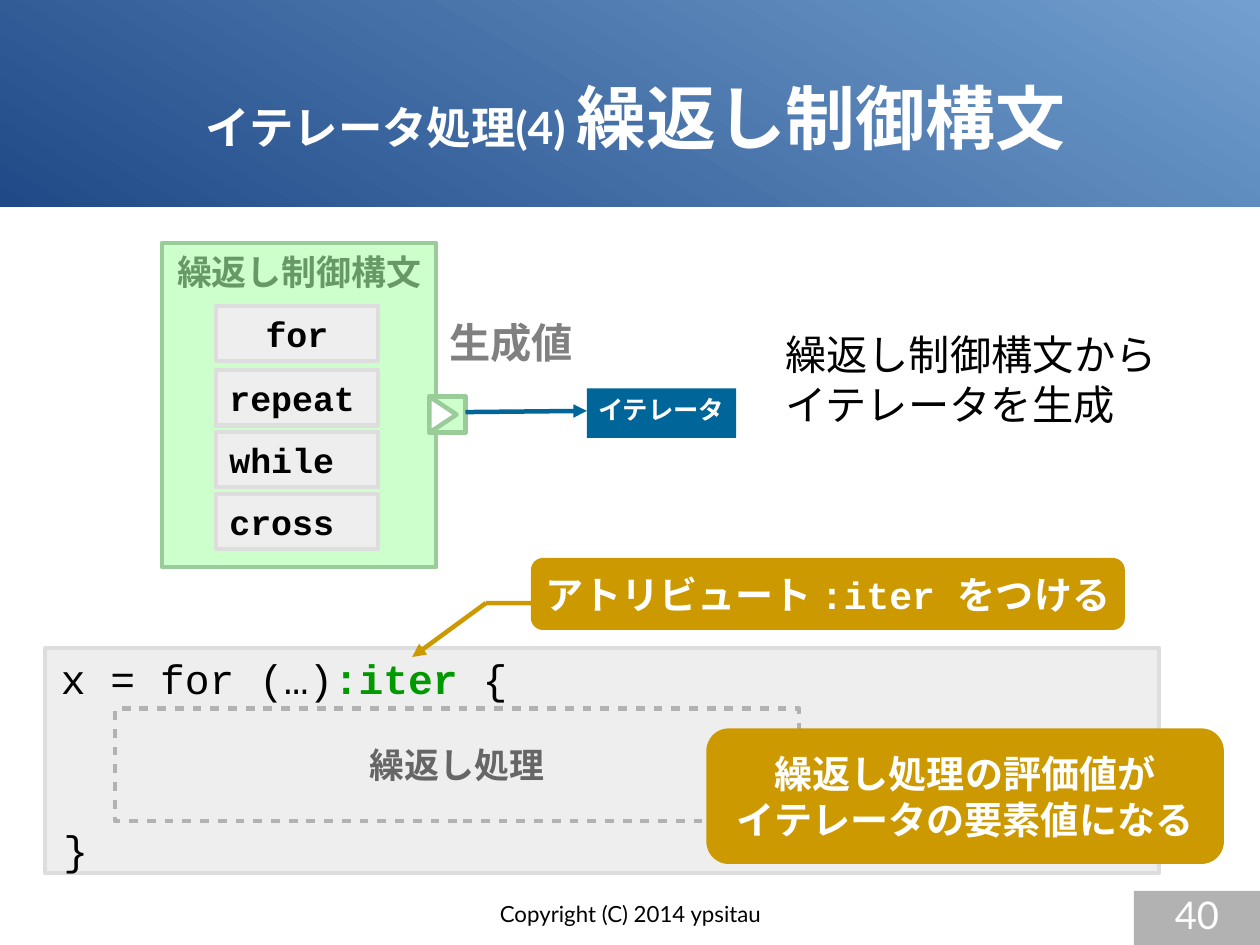
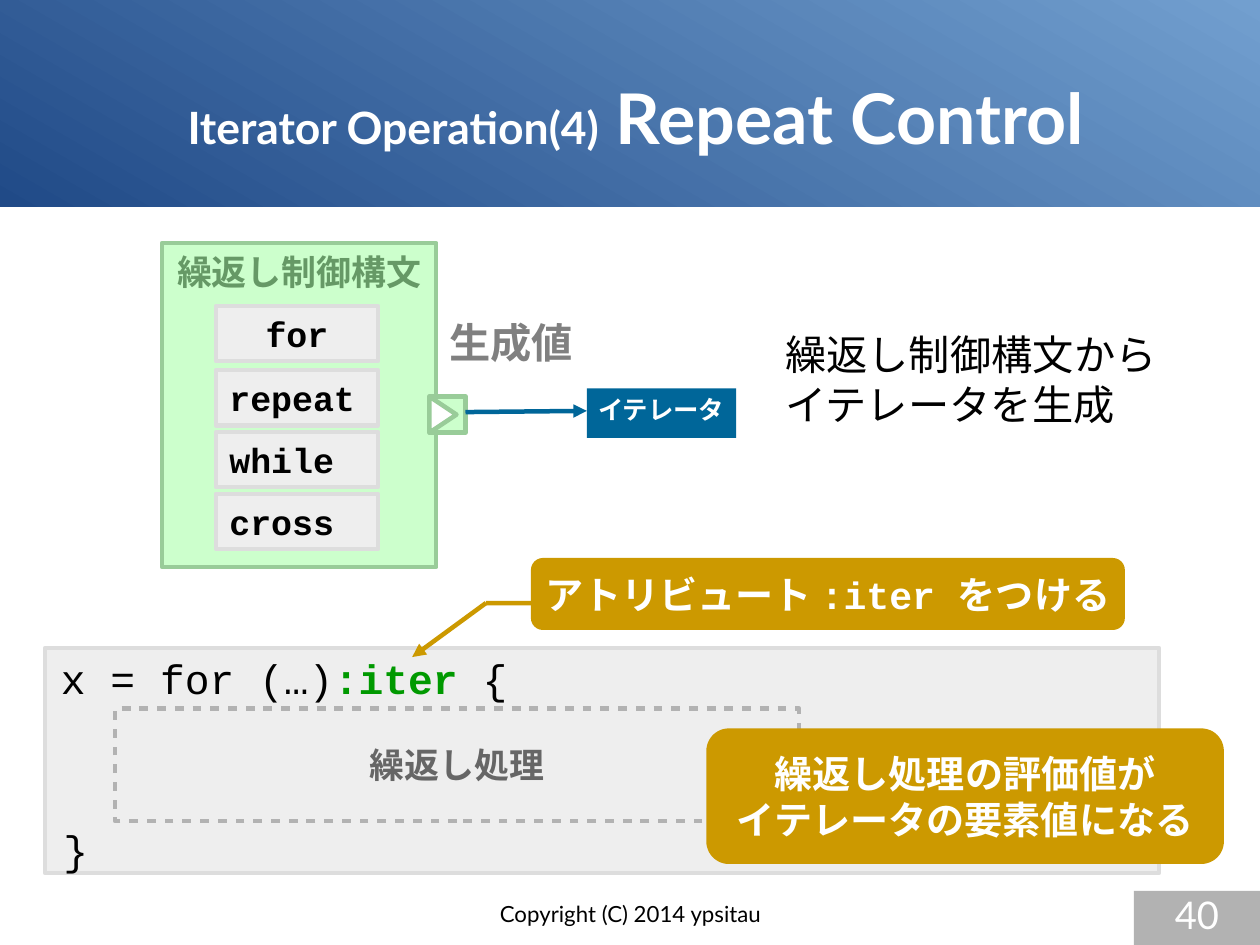
Before and after one commit to gura-lang/gura-doc, a slide deck: slide 40 of presentation/gura-introduction-e.odp. Drawn at 1260x945 pixels with LibreOffice and Linux fonts; fonts in the diff are those of the drawing. Boxes give left, top, right and bottom in pixels: in the first picture for what was removed or moved away, otherwise in the second. Text is boxed around its words. In the diff, an @@ line names an element or a change of style, - is before the commit and + after.

```diff
--- a/presentation/gura-introduction-e.odp
+++ b/presentation/gura-introduction-e.odp
@@ title at bbox=[188, 92, 1084, 156]: text changed @@
-イテレータ処理(4) 繰返し制御構文
+Iterator Operation(4) Repeat Control
```
Also in this commit, not shown: 26 other slides changed, 4 slides added, 4 slides removed.
